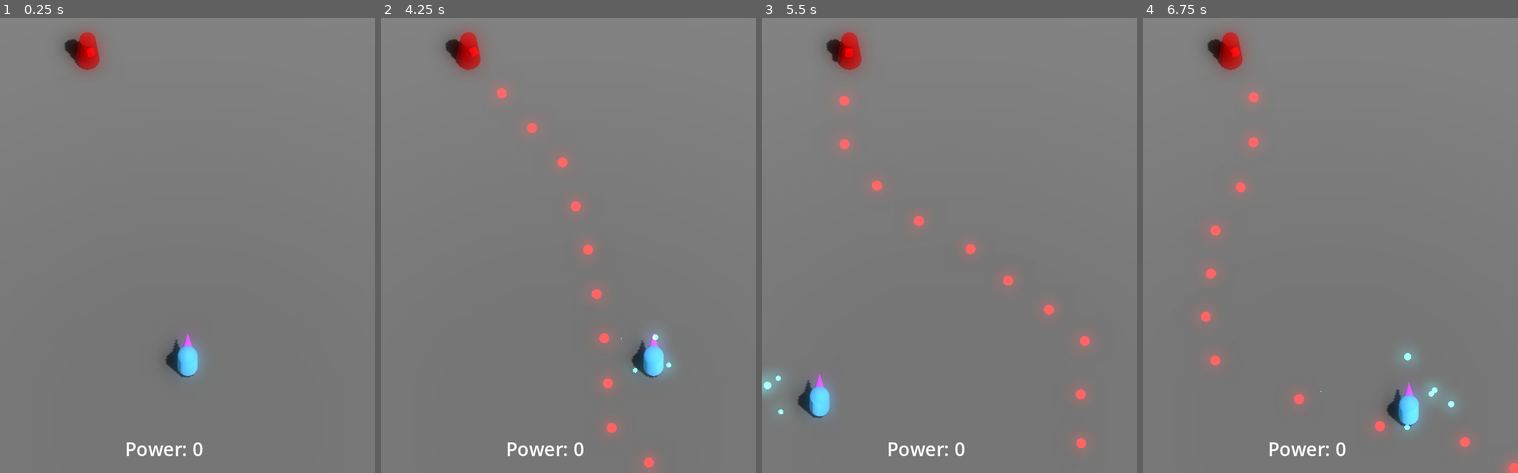
Above: before the commit, frames 1-4 (left to right).
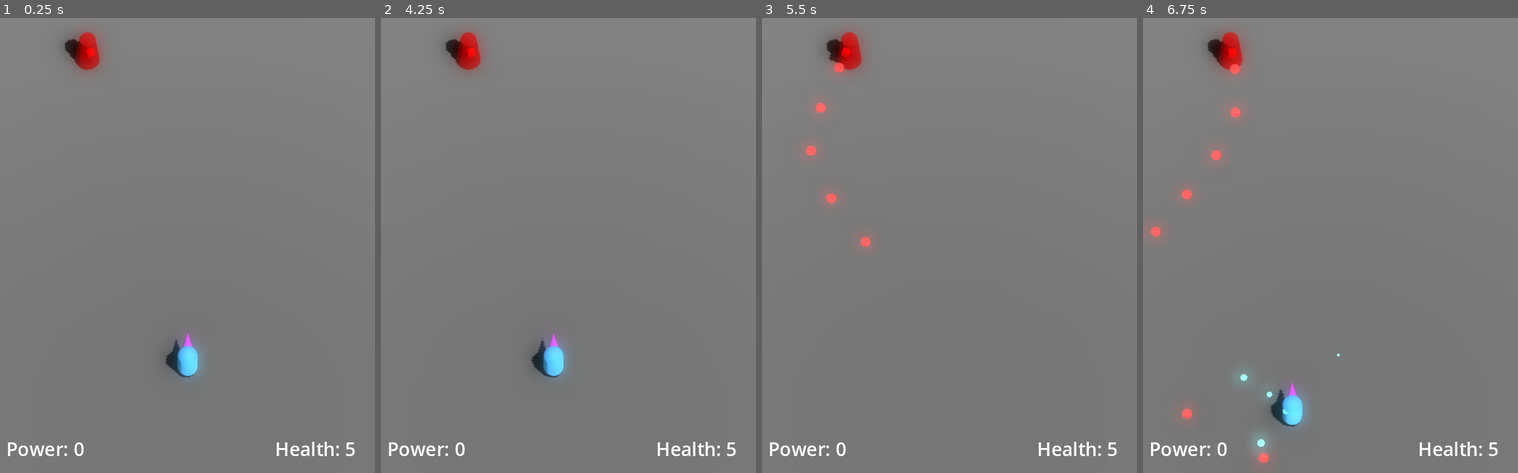
Above: after the commit, the same moments.

Repository: JackEvans24/bullet-absorb
Game: Godot game, scene res://scenes/main.tscn
The game is run twice, just before and just after one commit, with the same random seed, the same clock (stepped at 60 frames per second) and the same inputs.
Inputs:
- Up to frame 1 (0.25 s): no input
- Up to frame 2 (4.25 s): tap Enter at 0.5 s; hold Right (move_right) 0.53-1.28 s; hold K (absorb) 0.53-1.28 s; tap J (fire) at 0.8, 1.35, 2.3, 2.85, 3.8 s; hold Down (move_back) 1.28-2.03 s; tap K (absorb) at 1.55, 3.05 s; hold Right (move_right) 2.03-2.78 s; hold K (absorb) 2.03-2.78 s; hold Up (move_forward) 2.78-3.53 s; hold Left (move_left) from 3.53 s (still down); hold K (absorb) from 3.53 s (still down); tap Escape (restart, bound only after the commit) at 4.15 s
- Up to frame 3 (5.5 s): release K (absorb) at 4.28 s; tap J (fire) at 4.35, 5.3 s; tap K (absorb) at 4.55 s; release Left (move_left) at 5.03 s; hold Down (move_back) from 5.03 s (still down); hold K (absorb) from 5.03 s (still down)
- Up to frame 4 (6.75 s): release Down (move_back) at 5.78 s; release K (absorb) at 5.78 s; hold Right (move_right) 5.78-6.53 s; tap J (fire) at 5.85 s; tap K (absorb) at 6.05 s; hold Up (move_forward) from 6.53 s (still down); hold K (absorb) from 6.53 s (still down)

The runs differ from the first frame. In frame 1, 0.7% of the frame differs, in the area x 2-95%, y 93-97%; in frame 2, 3.0%; in frame 3, 2.7%; in frame 4, 3.7%, in the area x 1-100%, y 6-100%.

Commit message:
feat: add health, death, and recovery to the player (#4)
* feat: add basic health script to player

* feat: trigger health loss on bullet connect

* chore: remove old log

* feat: add health label to HUD

* feat: add recovery time on hurt

* feat: change player material on hurt

* feat: stop moving/aiming on death

* feat: restart game by pressing fire when dead

* feat: add particles on hurt

* fix: stop absorb when hit, disable absorb on death

* feat: remove player mesh on death

* chore: replace restart action

* feat: disable fire on slowdown, death

Diff:
--- /dev/null
+++ b/materials/player/player_recovery.tres
@@ -0,0 +1,4 @@
+[gd_resource type="StandardMaterial3D" format=3 uid="uid://dlj8u7o0rqldc"]
+
+[resource]
+albedo_color = Color(0.2013, 0.44652, 0.61, 1)
--- /dev/null
+++ b/models/player/player_external.tres
@@ -0,0 +1,3 @@
+[gd_resource type="CapsuleShape3D" format=3 uid="uid://b143a5k1xv5rx"]
+
+[resource]
--- /dev/null
+++ b/models/player/player_internal.tres
@@ -0,0 +1,5 @@
+[gd_resource type="CapsuleShape3D" format=3 uid="uid://c4tuvev8wasc3"]
+
+[resource]
+radius = 0.4
+height = 1.8
--- a/prefabs/player.tscn
+++ b/prefabs/player.tscn
@@ -1,20 +1,21 @@
-[gd_scene load_steps=20 format=3 uid="uid://c3tj0pdcum4wd"]
+[gd_scene load_steps=27 format=3 uid="uid://c3tj0pdcum4wd"]
 
 [ext_resource type="Script" path="res://scripts/player/player.gd" id="1_u023k"]
 [ext_resource type="Material" uid="uid://beaa2b7evhbjh" path="res://materials/player/player.tres" id="2_di4ke"]
+[ext_resource type="Script" path="res://scripts/player/health.gd" id="2_pcwtq"]
 [ext_resource type="Script" path="res://scripts/player/absorb.gd" id="2_sawo1"]
 [ext_resource type="Script" path="res://scripts/player/player_movement.gd" id="3_1eoos"]
 [ext_resource type="Material" uid="uid://f41eu4cbvian" path="res://materials/player/player_absorb.tres" id="4_ep8r4"]
 [ext_resource type="Script" path="res://scripts/player/player_aim.gd" id="4_owsoe"]
 [ext_resource type="Material" uid="uid://dq2ufo1kpypca" path="res://materials/player/player_absorb_halo.tres" id="4_poddg"]
 [ext_resource type="PackedScene" uid="uid://dl5unqhv0x3ox" path="res://prefabs/bullets/player_bullet.tscn" id="5_twt6l"]
+[ext_resource type="Shape3D" uid="uid://c4tuvev8wasc3" path="res://models/player/player_internal.tres" id="7_iumbl"]
+[ext_resource type="Script" path="res://scripts/player/player_body.gd" id="10_18rdm"]
+[ext_resource type="Shape3D" uid="uid://b143a5k1xv5rx" path="res://models/player/player_external.tres" id="11_p7nyd"]
+[ext_resource type="Material" uid="uid://dlj8u7o0rqldc" path="res://materials/player/player_recovery.tres" id="12_cbt3u"]
 
 [sub_resource type="SphereShape3D" id="SphereShape3D_4kfv7"]
 radius = 5.0
-
-[sub_resource type="CapsuleShape3D" id="CapsuleShape3D_sdjtx"]
-radius = 0.4
-height = 1.8
 
 [sub_resource type="SphereMesh" id="SphereMesh_epkrr"]
 material = ExtResource("4_poddg")
@@ -55,12 +56,33 @@
 height = 1.0
 radial_segments = 8
 
-[sub_resource type="CapsuleShape3D" id="CapsuleShape3D_b08da"]
+[sub_resource type="Curve" id="Curve_d1fyx"]
+_data = [Vector2(0, 1), 0.0, 0.0, 0, 0, Vector2(1, 0), -2.81353, 0.0, 0, 0]
+point_count = 2
+
+[sub_resource type="CurveTexture" id="CurveTexture_ifrih"]
+curve = SubResource("Curve_d1fyx")
+
+[sub_resource type="ParticleProcessMaterial" id="ParticleProcessMaterial_wwwn5"]
+direction = Vector3(0, 1, 0)
+spread = 75.0
+initial_velocity_min = 8.0
+initial_velocity_max = 8.0
+scale_curve = SubResource("CurveTexture_ifrih")
+turbulence_noise_speed_random = 0.27
+
+[sub_resource type="SphereMesh" id="SphereMesh_3tq4p"]
+material = ExtResource("2_di4ke")
+radius = 0.1
+height = 0.2
 
 [node name="Player" type="CharacterBody3D"]
 transform = Transform3D(1, 0, 0, 0, 1, 0, 0, 0, 1, 0, 1, 0)
 collision_layer = 2
 script = ExtResource("1_u023k")
+
+[node name="Health" type="Node" parent="."]
+script = ExtResource("2_pcwtq")
 
 [node name="Move" type="Node" parent="."]
 script = ExtResource("3_1eoos")
@@ -90,7 +112,7 @@
 monitorable = false
 
 [node name="CollisionShape3D" type="CollisionShape3D" parent="Absorb/AbsorbArea"]
-shape = SubResource("CapsuleShape3D_sdjtx")
+shape = ExtResource("7_iumbl")
 
 [node name="AbsorbMesh" type="MeshInstance3D" parent="Absorb"]
 visible = false
@@ -107,6 +129,9 @@
 draw_pass_1 = SubResource("SphereMesh_cp26l")
 
 [node name="Pivot" type="Node3D" parent="."]
+script = ExtResource("10_18rdm")
+default_material = ExtResource("2_di4ke")
+recovery_material = ExtResource("12_cbt3u")
 
 [node name="Body" type="MeshInstance3D" parent="Pivot"]
 mesh = SubResource("CapsuleMesh_xm2o2")
@@ -116,5 +141,21 @@
 transform = Transform3D(1, 0, 0, 0, -4.37114e-08, 1, 0, -1, -4.37114e-08, 0, 0.5, -0.8)
 mesh = SubResource("CylinderMesh_ugy6r")
 
-[node name="CollisionShape3D" type="CollisionShape3D" parent="."]
-shape = SubResource("CapsuleShape3D_b08da")
+[node name="HurtParticles" type="GPUParticles3D" parent="Pivot"]
+emitting = false
+amount = 20
+one_shot = true
+explosiveness = 1.0
+process_material = SubResource("ParticleProcessMaterial_wwwn5")
+draw_pass_1 = SubResource("SphereMesh_3tq4p")
+
+[node name="GroundDetection" type="CollisionShape3D" parent="."]
+shape = ExtResource("11_p7nyd")
+
+[node name="HitDetection" type="Area3D" parent="."]
+collision_layer = 0
+collision_mask = 4
+monitorable = false
+
+[node name="CollisionShape3D" type="CollisionShape3D" parent="HitDetection"]
+shape = ExtResource("7_iumbl")
--- a/project.godot
+++ b/project.godot
@@ -90,6 +90,12 @@
 , Object(InputEventJoypadButton,"resource_local_to_scene":false,"resource_name":"","device":-1,"button_index":10,"pressure":0.0,"pressed":true,"script":null)
 ]
 }
+restart={
+"deadzone": 0.5,
+"events": [Object(InputEventKey,"resource_local_to_scene":false,"resource_name":"","device":-1,"window_id":0,"alt_pressed":false,"shift_pressed":false,"ctrl_pressed":false,"meta_pressed":false,"pressed":false,"keycode":0,"physical_keycode":4194305,"key_label":0,"unicode":0,"echo":false,"script":null)
+, Object(InputEventJoypadButton,"resource_local_to_scene":false,"resource_name":"","device":-1,"button_index":6,"pressure":0.0,"pressed":true,"script":null)
+]
+}
 
 [layer_names]
 
--- a/scenes/hud.tscn
+++ b/scenes/hud.tscn
@@ -5,18 +5,31 @@
 [node name="HUD" type="Node"]
 script = ExtResource("1_fnqek")
 
-[node name="PowerLabel" type="Label" parent="."]
-anchors_preset = 7
-anchor_left = 0.5
+[node name="HealthLabel" type="Label" parent="."]
+anchors_preset = 3
+anchor_left = 1.0
 anchor_top = 1.0
-anchor_right = 0.5
+anchor_right = 1.0
 anchor_bottom = 1.0
-offset_left = -100.0
+offset_left = -160.0
 offset_top = -60.0
-offset_right = 100.0
+offset_right = -10.0
 offset_bottom = -18.0
-grow_horizontal = 2
+grow_horizontal = 0
 grow_vertical = 0
 size_flags_horizontal = 8
 theme_override_font_sizes/font_size = 30
+text = "Health: 0"
+
+[node name="PowerLabel" type="Label" parent="."]
+anchors_preset = 2
+anchor_top = 1.0
+anchor_bottom = 1.0
+offset_left = 10.0
+offset_top = -60.0
+offset_right = 210.0
+offset_bottom = -18.0
+grow_vertical = 0
+size_flags_horizontal = 0
+theme_override_font_sizes/font_size = 30
 text = "Power: 0"
--- a/scripts/hud.gd
+++ b/scripts/hud.gd
@@ -1,7 +1,11 @@
 class_name Hud
 extends Node
 
+@onready var health_label: Label = $HealthLabel
 @onready var power_label: Label = $PowerLabel
+
+func _on_health_changed(current_health: float):
+	health_label.text = "Health: %.0f" % current_health
 
 func _on_absorb_count_changed(count: int):
 	power_label.text = "Power: %s" % count
--- a/scripts/main.gd
+++ b/scripts/main.gd
@@ -6,4 +6,19 @@
 
 func _ready():
 	turret.set_target(player)
+
+	player.damage_taken.connect(_on_damage_taken)
 	player.power_count_changed.connect(hud._on_absorb_count_changed)
+
+	hud._on_health_changed(player.current_health)
+
+func _input(event: InputEvent):
+	if event.is_action_pressed("restart"):
+		restart_game()
+
+func restart_game():
+	get_tree().call_group("bullet", "queue_free")
+	get_tree().reload_current_scene()
+
+func _on_damage_taken():
+	hud._on_health_changed(player.current_health)
--- a/scripts/player/absorb.gd
+++ b/scripts/player/absorb.gd
@@ -14,6 +14,7 @@
 @onready var mesh: MeshInstance3D = $AbsorbMesh
 @onready var particles: GPUParticles3D = $AbsorbParticles
 
+var can_absorb = true
 var is_absorb_started = false
 var is_absorbing = false
 var current_windup_time = 0.0
@@ -31,7 +32,7 @@
 	if is_absorbing:
 		return
 
-	if not Input.is_action_pressed("absorb"):
+	if not Input.is_action_pressed("absorb") or not can_absorb:
 		end_windup()
 		return
 
@@ -56,6 +57,9 @@
 	is_absorbing = false
 
 func process_absorb_start():
+	if not can_absorb:
+		return
+
 	slowdown_started.emit()
 	is_absorb_started = true
 	enable_particles(true)
@@ -75,7 +79,6 @@
 	bullet.destroy()
 
 func absorb_power(area: Area3D):
-	print("AREA ENTERED")
 	(area.get_parent() as PowerBall).call_deferred("queue_free")
 	bullet_absorbed.emit()
 
--- /dev/null
+++ b/scripts/player/health.gd
@@ -0,0 +1,33 @@
+class_name Health
+extends Node
+
+signal damage_taken(damage_taken: float)
+signal recovery_changed(is_recovering: bool)
+
+@export var starting_health = 5.0
+@export var recovery_time = 1.0
+
+@onready var current_health = starting_health
+
+var is_recovering = false
+
+func take_damage(damage: float):
+	if is_recovering or current_health <= 0:
+		return
+
+	current_health = max(0.0, current_health - damage)
+	damage_taken.emit(damage)
+
+	recover()
+
+func recover():
+	if current_health <= 0:
+		return
+
+	is_recovering = true
+	recovery_changed.emit(is_recovering)
+
+	await get_tree().create_timer(recovery_time).timeout
+
+	is_recovering = false
+	recovery_changed.emit(is_recovering)
--- a/scripts/player/player.gd
+++ b/scripts/player/player.gd
@@ -2,18 +2,30 @@
 extends CharacterBody3D
 
 signal power_count_changed(count: int)
+signal damage_taken
+signal died
 
 @export var fall_acceleration = 10
 
-@onready var pivot: Node3D = $Pivot
+@onready var health: Health = $Health
 @onready var move: PlayerMovement = $Move
 @onready var aim: PlayerAim = $Aim
 @onready var absorb: Absorb = $Absorb
+@onready var body: PlayerBody = $Pivot
+@onready var hit_detection: Area3D = $HitDetection
 
 var power_count: int = 0
 
+var current_health:
+	get: return health.current_health
+
 func _ready():
 	power_count_changed.connect(aim._on_power_count_changed)
+	died.connect(body._on_player_died)
+
+	health.damage_taken.connect(_on_damage_taken)
+	health.damage_taken.connect(body._on_damage_taken)
+	health.recovery_changed.connect(body._on_recovery_changed)
 
 	absorb.bullet_absorbed.connect(_on_absorb)
 	absorb.slowdown_started.connect(_on_slowdown_started)
@@ -21,16 +33,32 @@
 
 	aim.bullet_fired.connect(_on_bullet_fired)
 
-	aim.initialise(pivot)
+	hit_detection.area_entered.connect(_on_hit)
+
+	aim.initialise(body)
 
 func _physics_process(delta):
 	if not is_on_floor():
 		velocity.y -= fall_acceleration * delta
 
 	velocity = move.movement
-	pivot.look_at(pivot.global_position + aim.aim_direction)
+	body.look_at(body.global_position + aim.aim_direction)
 
 	move_and_slide()
+
+func _on_damage_taken(_damage_taken: float):
+	damage_taken.emit()
+	absorb.end_windup()
+
+	if current_health <= 0:
+		die()
+
+func die():
+	move.can_move = false
+	aim.can_aim = false
+	aim.can_fire = false
+	absorb.can_absorb = false
+	died.emit()
 
 func _on_absorb():
 	power_count += 1
@@ -43,8 +71,13 @@
 func update_power_count():
 	power_count_changed.emit(power_count)
 
+func _on_hit(_area: Area3D):
+	health.take_damage(1.0)
+
 func _on_slowdown_started():
 	move.set_slower_speed()
+	aim.can_fire = false
 
 func _on_slowdown_ended():
 	move.set_default_speed()
+	aim.can_fire = true
--- a/scripts/player/player_aim.gd
+++ b/scripts/player/player_aim.gd
@@ -9,6 +9,8 @@
 var pivot: Node3D
 var aim_direction: Vector3 = Vector3.FORWARD
 
+var can_aim = true
+var can_fire = true
 var is_firing = false
 var has_ammo = false
 
@@ -16,6 +18,9 @@
 	pivot = body_pivot
 
 func _process(_delta: float):
+	if not can_aim:
+		return
+
 	var input_dir = Input.get_vector("aim_left", "aim_right", "aim_forward", "aim_back")
 	var direction = Vector3(input_dir.x, 0, input_dir.y).normalized()
 
@@ -23,7 +28,7 @@
 		aim_direction = direction
 
 func _input(event: InputEvent):
-	if not event.is_action_pressed("fire"):
+	if not can_fire or not event.is_action_pressed("fire"):
 		return
 	fire()
 
--- /dev/null
+++ b/scripts/player/player_body.gd
@@ -0,0 +1,21 @@
+class_name PlayerBody
+extends Node3D
+
+@export var default_material: Material
+@export var recovery_material: Material
+
+@onready var body: MeshInstance3D = $Body
+@onready var nose: MeshInstance3D = $Nose
+@onready var hurt_particles: GPUParticles3D = $HurtParticles
+
+func _on_recovery_changed(is_recovering: bool):
+	body.set_surface_override_material(0, recovery_material if is_recovering else default_material)
+
+func _on_damage_taken(damage_taken: float):
+	if damage_taken <= 0:
+		return
+	hurt_particles.restart()
+
+func _on_player_died():
+	body.visible = false
+	nose.visible = false
--- a/scripts/player/player_movement.gd
+++ b/scripts/player/player_movement.gd
@@ -9,13 +9,14 @@
 var speed = default_speed
 
 var movement: Vector3 = Vector3.ZERO
+var can_move: bool = true
 
 # Called when the node enters the scene tree for the first time.
 func _process(delta: float):
 	var input_dir = Input.get_vector("move_left", "move_right", "move_forward", "move_back")
 	var direction = Vector3(input_dir.x, 0, input_dir.y).normalized()
 
-	if direction:
+	if can_move and direction:
 		movement = direction * speed
 	else:
 		movement = movement.move_toward(Vector3.ZERO, deceleration * delta)
